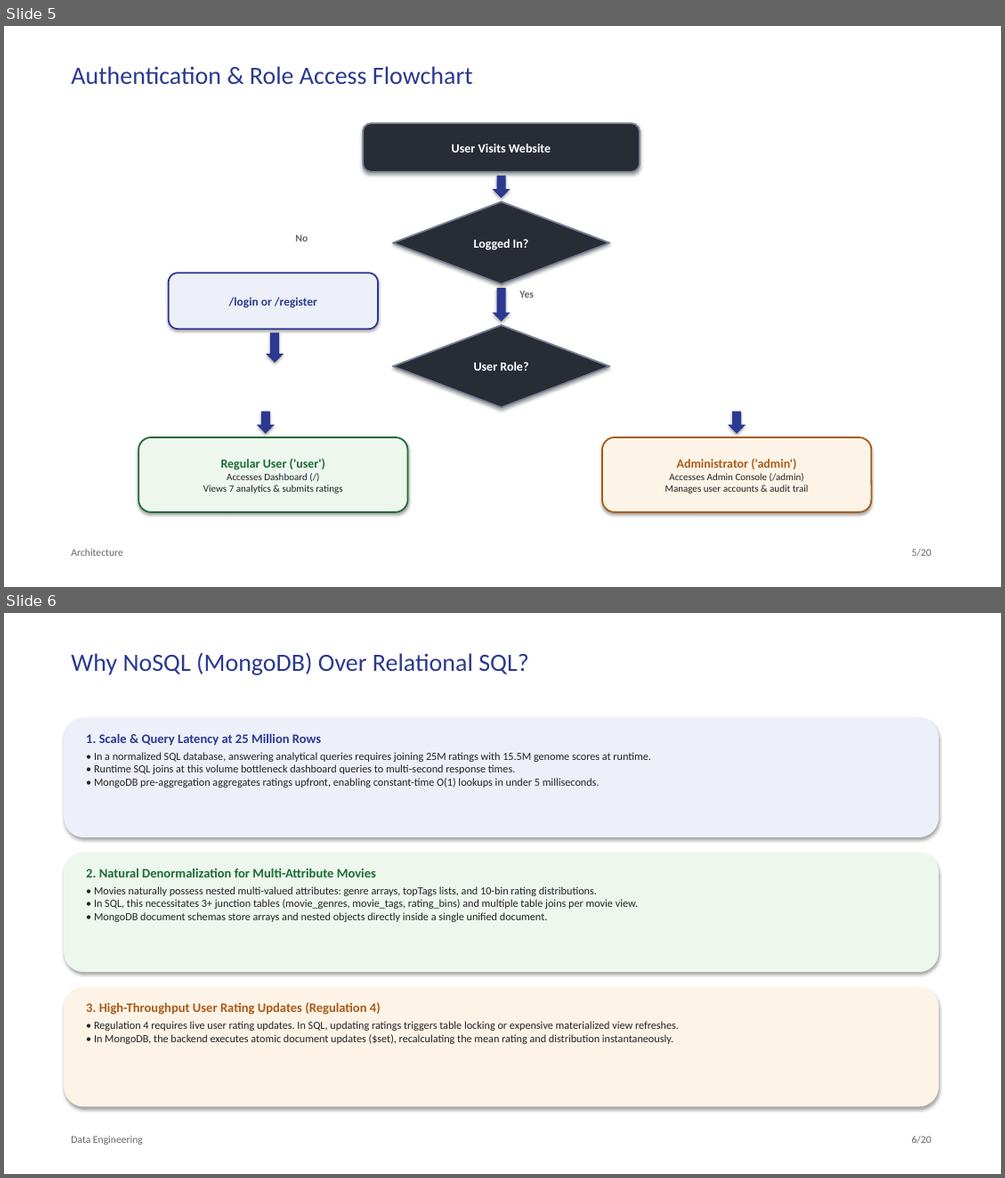
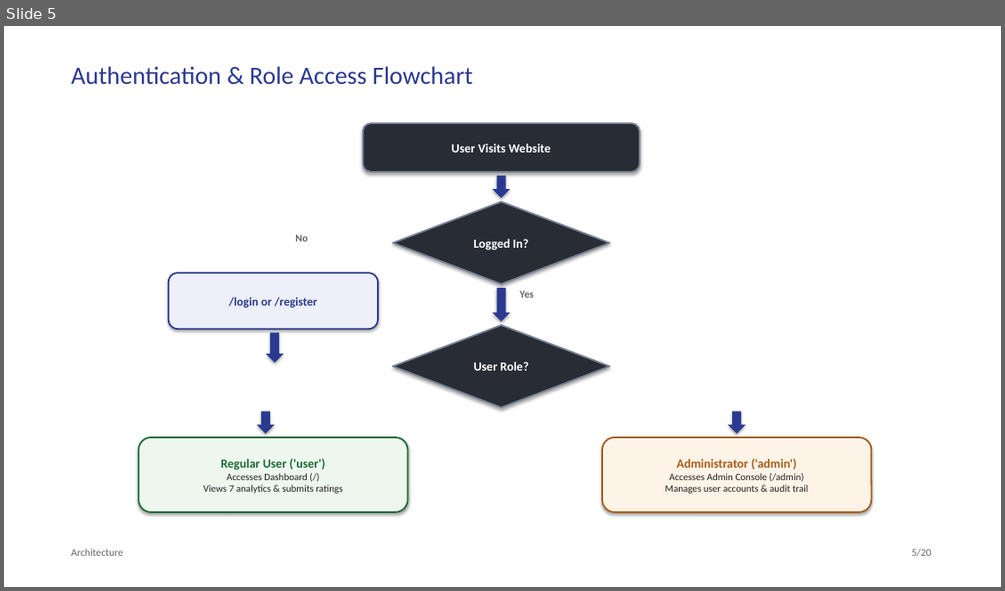
Before and after one commit to prithamnandavaram/movielens-data-engineering, a slide deck: presentation/MovieLens_Analytics_Presentation.pptx. Shown one above the other, each under a label of ours: slides 5 and 6 before the commit, slide 5 after it. The pictures are 1005x1178 and 1005x591 pixels, drawn with LibreOffice and Linux fonts; fonts in the diff are those of the drawing. Boxes give left, top, right and bottom in pixels: in the first picture for what was removed or moved away, otherwise in the second. Text is boxed around its words. In the diff, an @@ line names an element or a change of style, - is before the commit and + after.

```diff
--- a/presentation/MovieLens_Analytics_Presentation.pptx
+++ b/presentation/MovieLens_Analytics_Presentation.pptx
@@ slide 6 removed at (4, 613, 1001, 1174), background #FFFFFF @@
@@ text removed at (71, 652, 528, 675) @@
-Why NoSQL (MongoDB) Over Relational SQL?
@@ rounded rectangle removed at (64, 718, 938, 837) @@
@@ text removed at (86, 733, 651, 787) @@
-1. Scale & Query Latency at 25 Million Rows
-• In a normalized SQL database, answering analytical queries requires joining 25M ratings with 15.5M genome scores at runtime.
-• Runtime SQL joins at this volume bottleneck dashboard queries to multi-second response times.
-• MongoDB pre-aggregation aggregates ratings upfront, enabling constant-time O(1) lookups in under 5 milliseconds.
@@ rounded rectangle removed at (64, 852, 938, 972) @@
@@ text removed at (86, 868, 638, 922) @@
-2. Natural Denormalization for Multi-Attribute Movies
-• Movies naturally possess nested multi-valued attributes: genre arrays, topTags lists, and 10-bin rating distributions.
-• In SQL, this necessitates 3+ junction tables (movie_genres, movie_tags, rating_bins) and multiple table joins per movie view.
-• MongoDB document schemas store arrays and nested objects directly inside a single unified document.
@@ rounded rectangle removed at (64, 987, 938, 1107) @@
@@ text removed at (86, 1002, 679, 1044) @@
-3. High-Throughput User Rating Updates (Regulation 4)
-• Regulation 4 requires live user rating updates. In SQL, updating ratings triggers table locking or expensive materialized view refreshes.
-• In MongoDB, the backend executes atomic document updates ($set), recalculating the mean rating and distribution instantaneously.
@@ text removed at (71, 1135, 143, 1144) @@
-Data Engineering
@@ text removed at (912, 1135, 931, 1143) @@
-6/20
```
Also in this commit, not shown: 2 slides added, 1 other slide removed, 1 other file.
